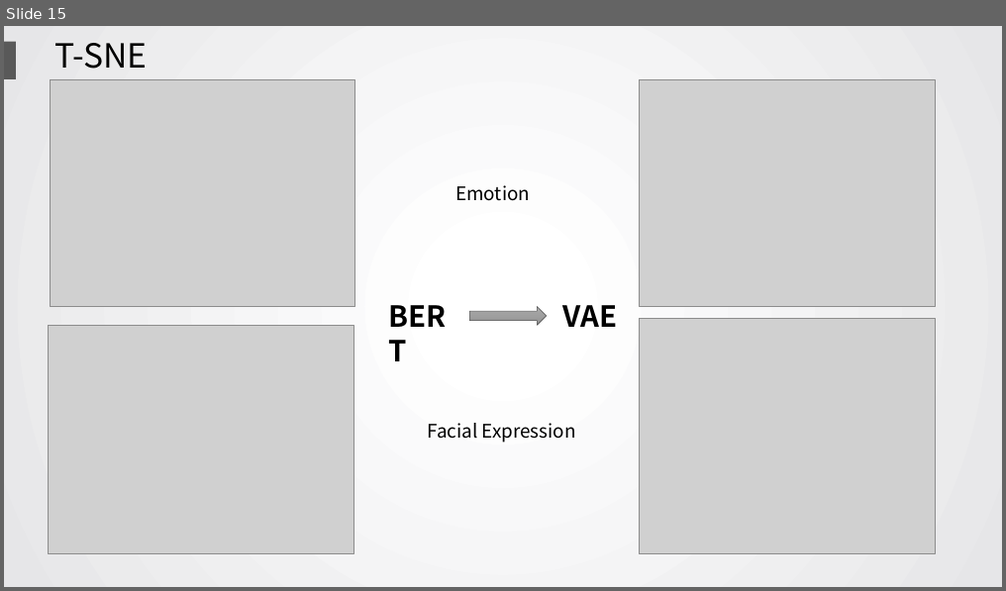
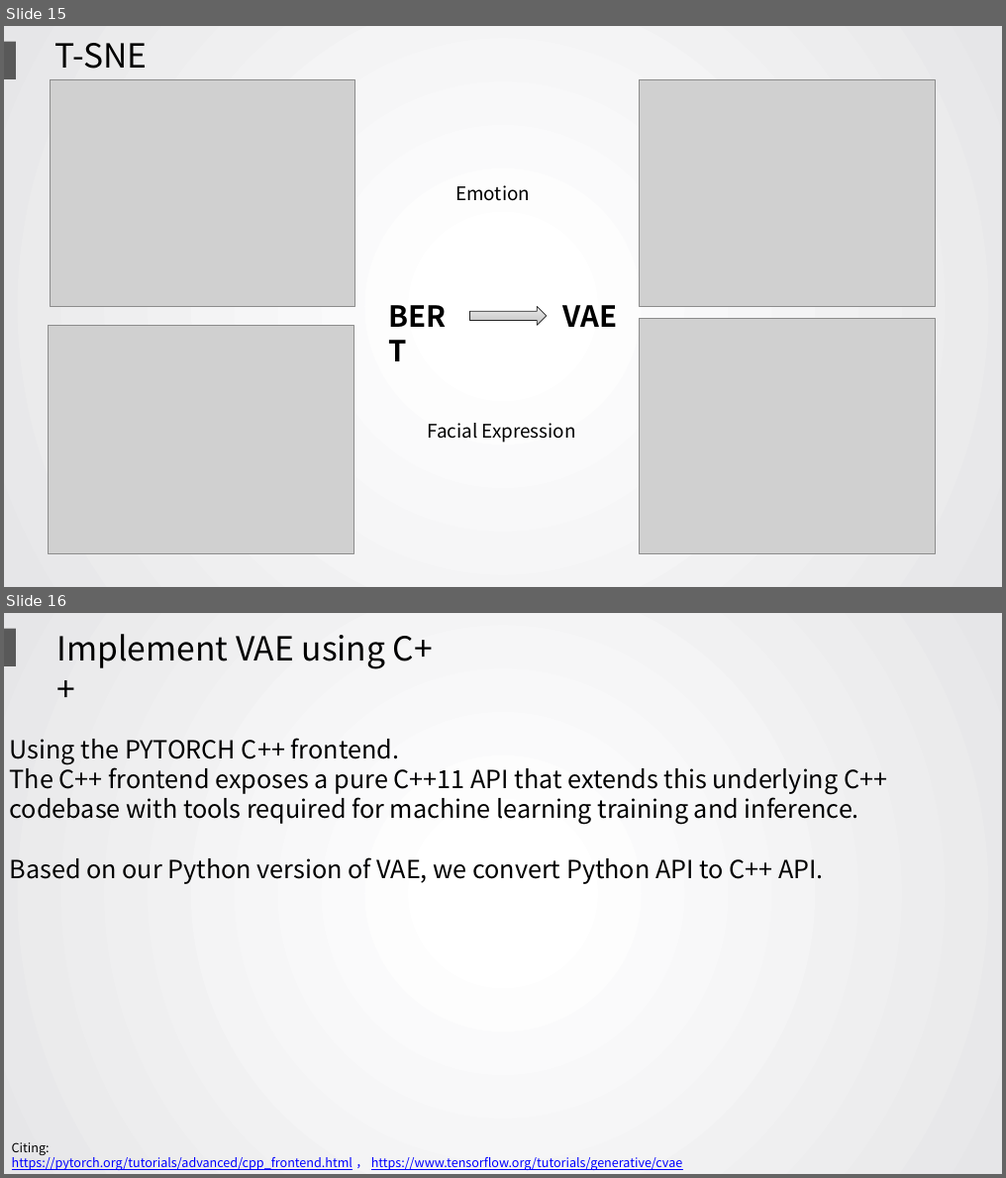
Before and after one commit to wolvestotem/Rumor-Detection, a slide deck: 580presentation.pptx. Shown one above the other, each under a label of ours: slide 15 before the commit, slides 15 and 16 after it. The pictures are 1006x591 and 1006x1178 pixels, drawn with LibreOffice and Linux fonts; fonts in the diff are those of the drawing; grey boxes stand for pictures. Boxes give left, top, right and bottom in pixels: in the first picture for what was removed or moved away, otherwise in the second. Text is boxed around its words. In the diff, an @@ line names an element or a change of style, - is before the commit and + after.

```diff
--- a/580presentation.pptx
+++ b/580presentation.pptx
@@ slide 16 added at (4,613,1002,1174), background gradient #FFFFFF to #E6E6E8 @@
@@ rectangle added at (4,629,16,666), fill #595959 @@
@@ text added at (57,634,433,669), 32 pt, text #000000 @@
+Implement VAE using C++
@@ text added at (10,738,887,884), 24 pt, text #000000 @@
+Using the PYTORCH C++ frontend.
+The C++ frontend exposes a pure C++11 API that extends this underlying C++ codebase with tools required for machine learning training and inference.
+Based on our Python version of VAE, we convert Python API to C++ API.
@@ text added at (12,1143,683,1170), 12 pt, text #0000FF, underline @@
+Citing:
+https://pytorch.org/tutorials/advanced/cpp_frontend.html ， https://www.tensorflow.org/tutorials/generative/cvae
@@ slide 15 changed as well @@
@@ right arrow at (469,307,546,325): fill gradient #ACACAC to #A0A0A0 to #909090 to gradient #BEBEBE to #D1D1D1 to #EEEEEE; outline #595959 0.5 pt to #252525 0.75 pt @@
```
Also in this commit, not shown: 15 other slides changed, 4 other slides added, 2 slides removed.
